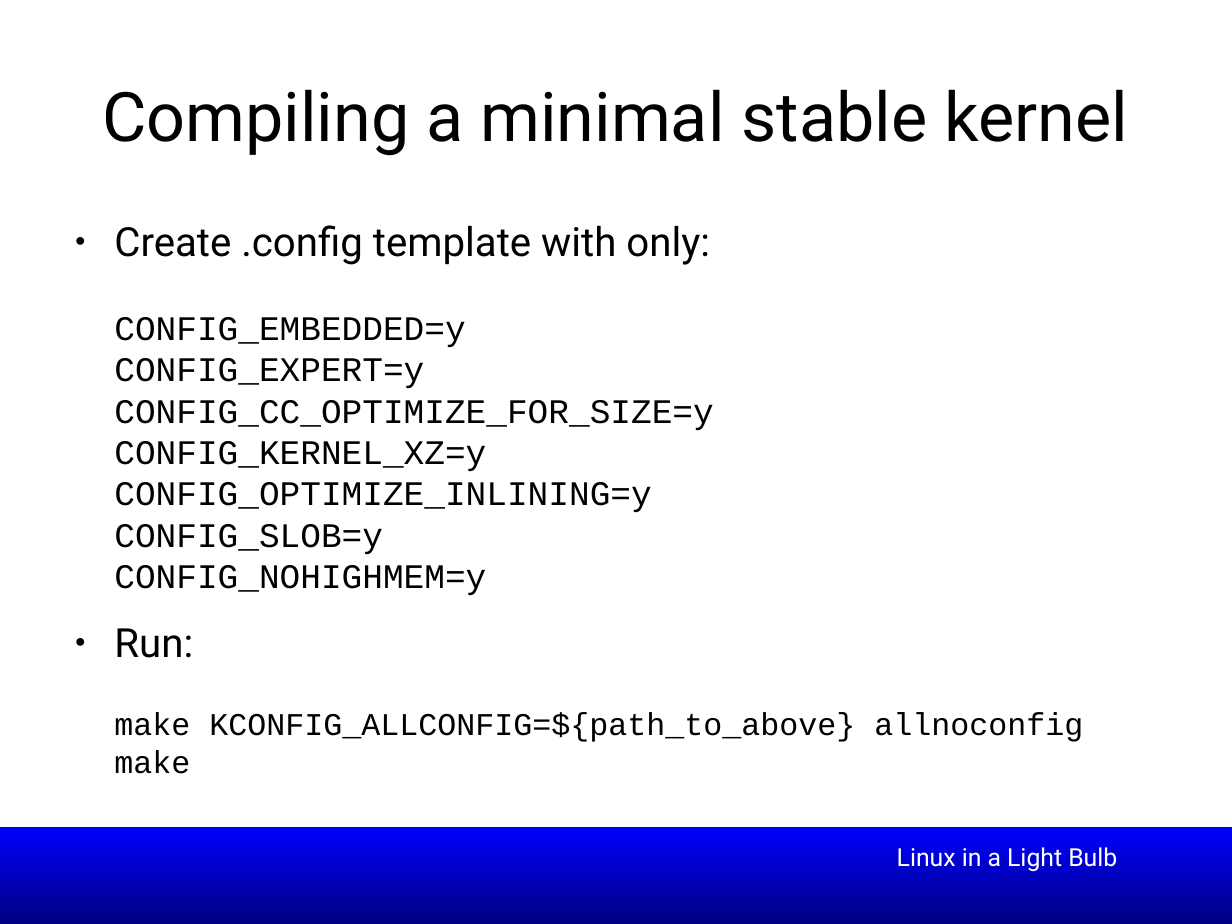
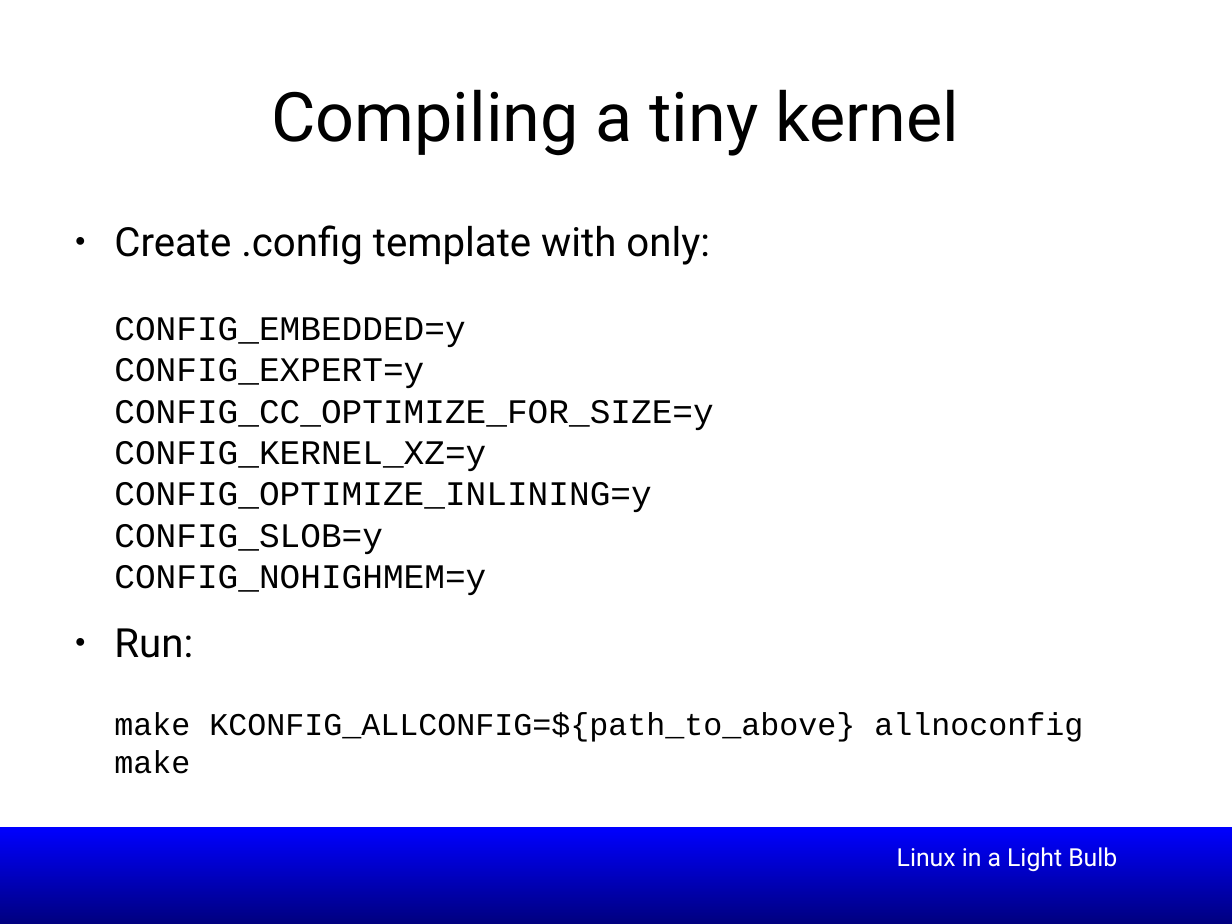
Before and after one commit to smipi1/elce2015, a slide deck: slide 4 of presentations/Linux_In_a_Lightbulb-Where_are_we_on_tinification-ELCE2015.odp. Drawn at 1232x924 pixels with LibreOffice and Linux fonts; fonts in the diff are those of the drawing; background and template pictures are left out. Boxes give left, top, right and bottom in pixels: in the first picture for what was removed or moved away, otherwise in the second. Text is boxed around its words. In the diff, an @@ line names an element or a change of style, - is before the commit and + after.

```diff
--- a/presentations/Linux_In_a_Lightbulb-Where_are_we_on_tinification-ELCE2015.odp
+++ b/presentations/Linux_In_a_Lightbulb-Where_are_we_on_tinification-ELCE2015.odp
@@ title at [271, 89, 959, 156]: text changed @@
-Compiling a minimal stable kernel
+Compiling a tiny kernel
```
Also in this commit, not shown: 12 other slides changed, 1 slide removed.
